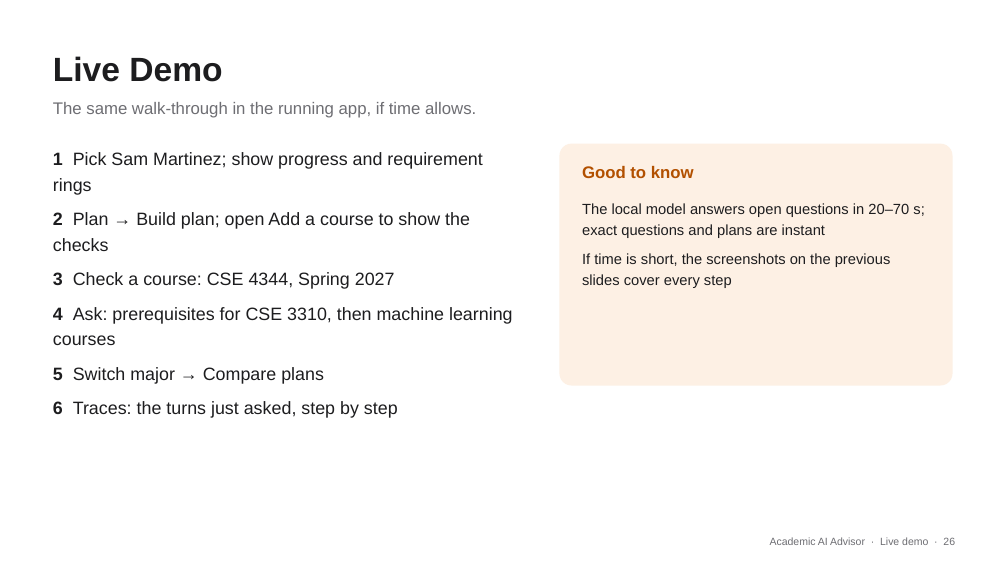
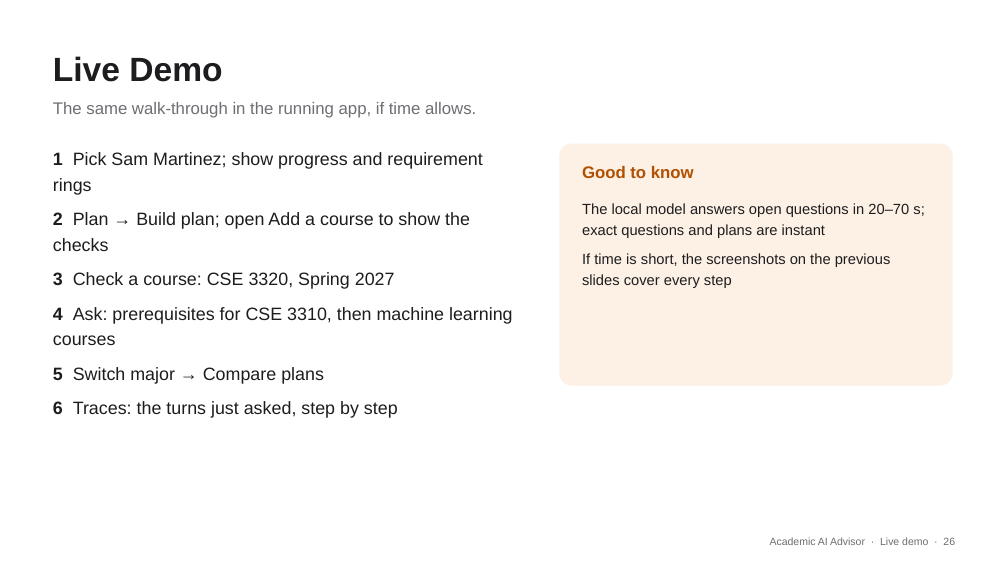
Before and after one commit to JordanTaylorGit/CSE-4392-AI-Academic-Advisor, a slide deck: slide 26 of deliverables/AI_Advisor_Presentation.pptx. Drawn at 1008x567 pixels with LibreOffice and Linux fonts; fonts in the diff are those of the drawing. Boxes give left, top, right and bottom in pixels: in the first picture for what was removed or moved away, otherwise in the second. Text is boxed around its words. In the diff, an @@ line names an element or a change of style, - is before the commit and + after.

```diff
--- a/deliverables/AI_Advisor_Presentation.pptx
+++ b/deliverables/AI_Advisor_Presentation.pptx
@@ text at (x1=53, y1=272, x2=395, y2=289): text changed @@
-3 Check a course: CSE 4344, Spring 2027
+3 Check a course: CSE 3320, Spring 2027
```
Also in this commit, not shown: 7 other slides changed, 20 other files.
